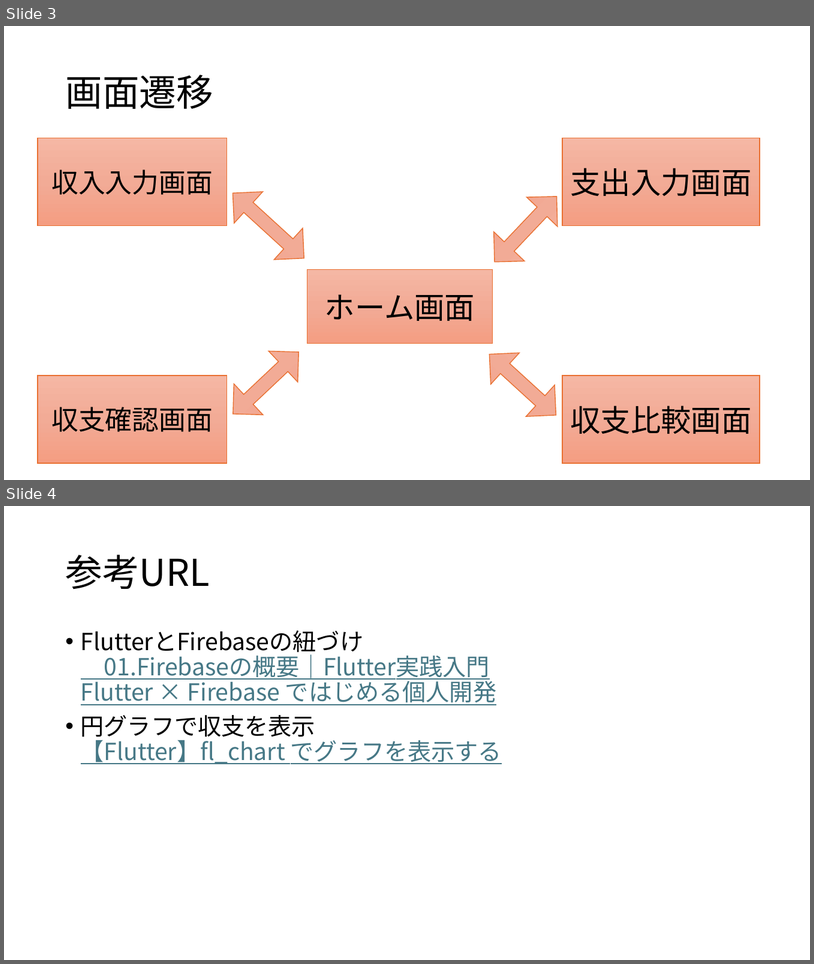
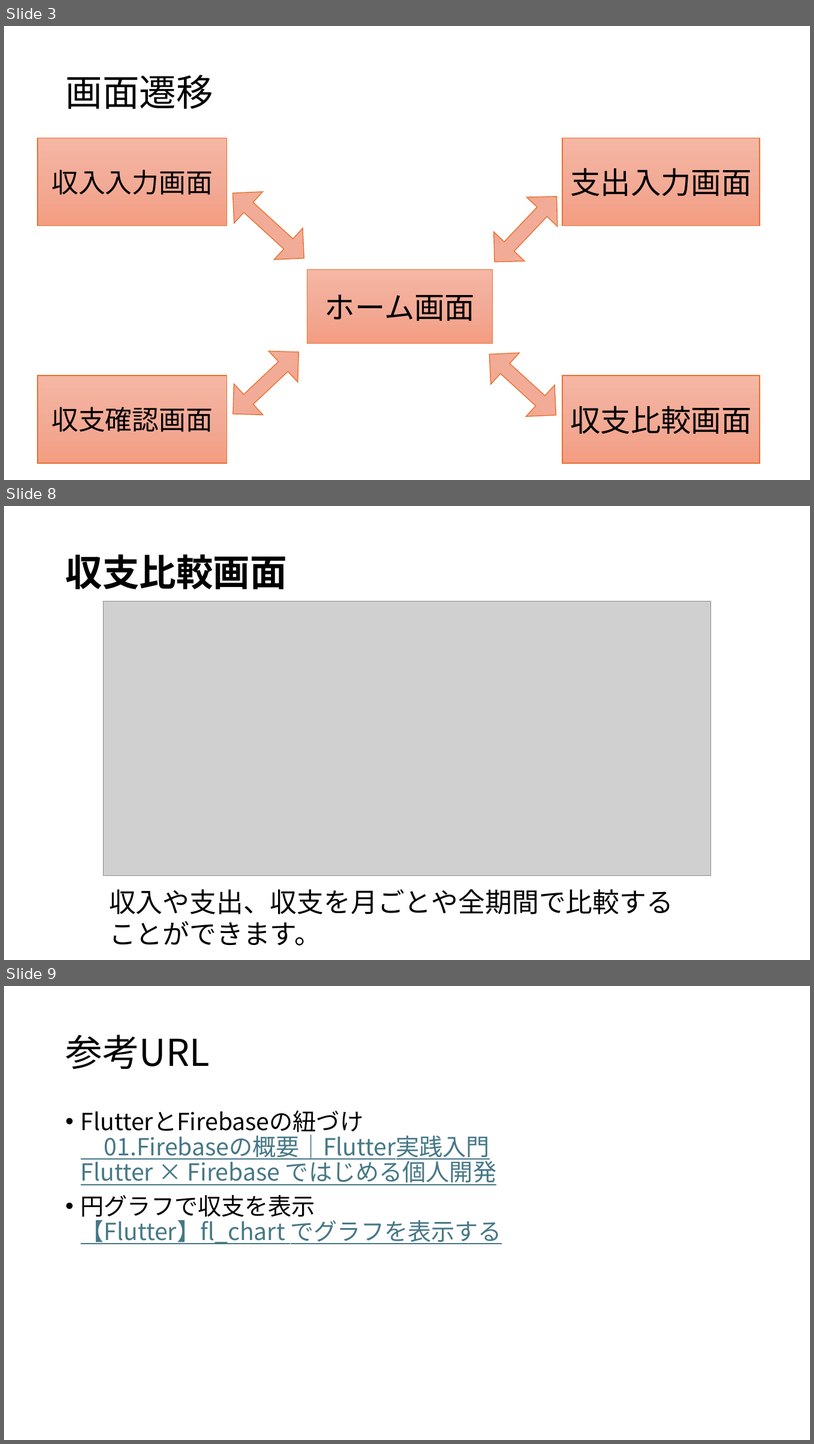
Before and after one commit to iwasitamasayosi/flutter_application_1, a slide deck: 家計簿_岩下暢秀.pptx. Shown one above the other, each under a label of ours: slides 3 and 4 before the commit, slides 3, 8 and 9 after it; the slides between them are not shown. The pictures are 814x964 and 814x1444 pixels, drawn with LibreOffice and Linux fonts; fonts in the diff are those of the drawing; grey boxes stand for pictures. Boxes give left, top, right and bottom in pixels: in the first picture for what was removed or moved away, otherwise in the second. Text is boxed around its words. In the diff, an @@ line names an element or a change of style, - is before the commit and + after.

Commit message:
各画面の説明スライドを追加

```diff
--- a/家計簿_岩下暢秀.pptx
+++ b/家計簿_岩下暢秀.pptx
@@ slide 8 added at bbox=[4, 506, 810, 960], background #FFFFFF @@
@@ title added at bbox=[65, 554, 287, 589], 44 pt, text #000000, bold @@
+収支比較画面
@@ picture added at bbox=[103, 601, 712, 876] @@
@@ text added at bbox=[109, 889, 674, 945], 32 pt, text #000000 @@
+収入や支出、収支を月ごとや全期間で比較することができます。
@@ what was slide 4 is now slide 9 @@
```
Also in this commit, not shown: 4 other slides added.
